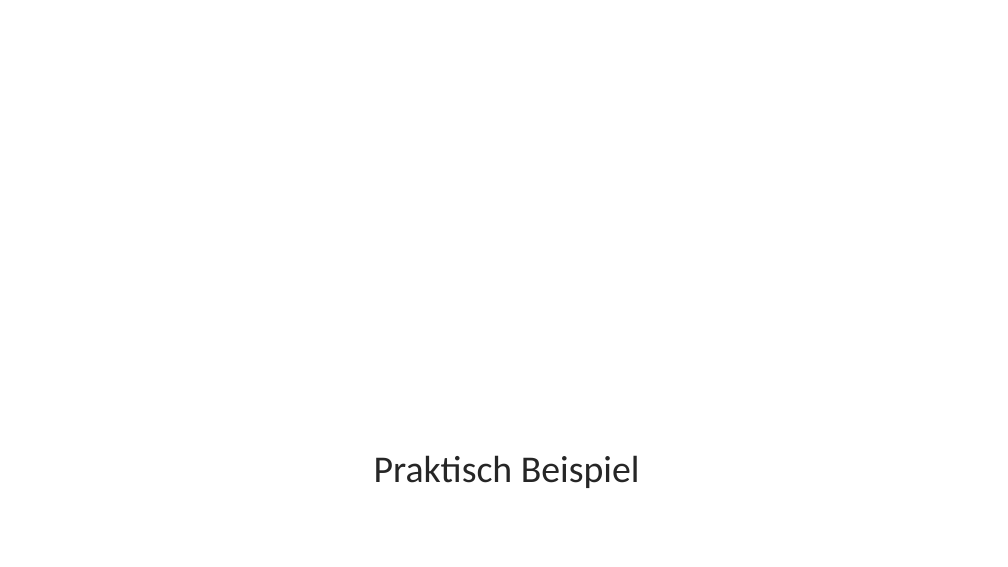
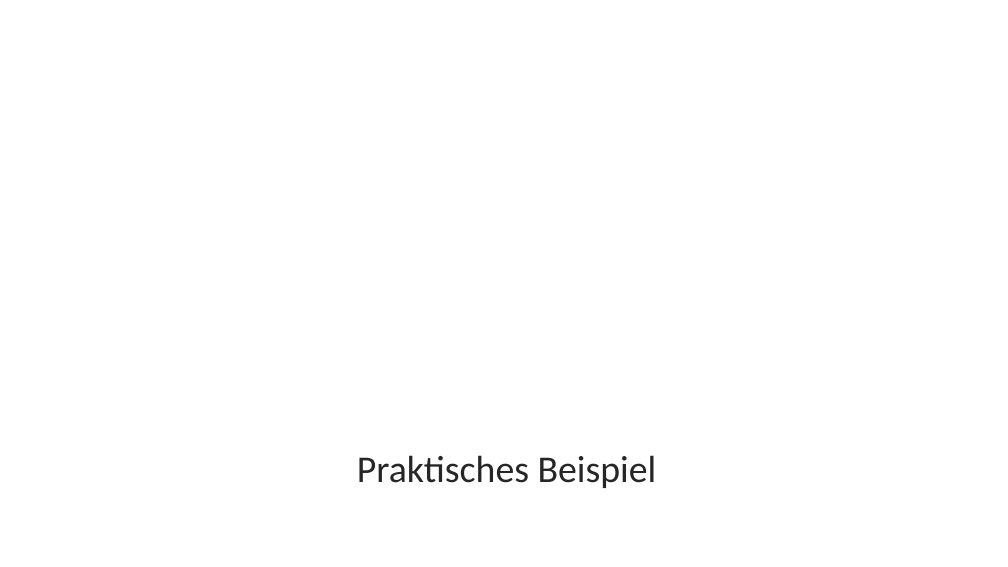
Before and after one commit to lara-109/4CHIF, a slide deck: slide 8 of POS/Abstract Factory.pptx. Drawn at 1008x567 pixels with LibreOffice and Linux fonts; fonts in the diff are those of the drawing; background and template pictures are left out. Boxes give left, top, right and bottom in pixels: in the first picture for what was removed or moved away, otherwise in the second. Text is boxed around its words. In the diff, an @@ line names an element or a change of style, - is before the commit and + after.

```diff
--- a/POS/Abstract Factory.pptx
+++ b/POS/Abstract Factory.pptx
@@ title at [357,455,657,488]: text changed @@
-Praktisch Beispiel
+Praktisches Beispiel
```
Also in this commit, not shown: 4 other files.
